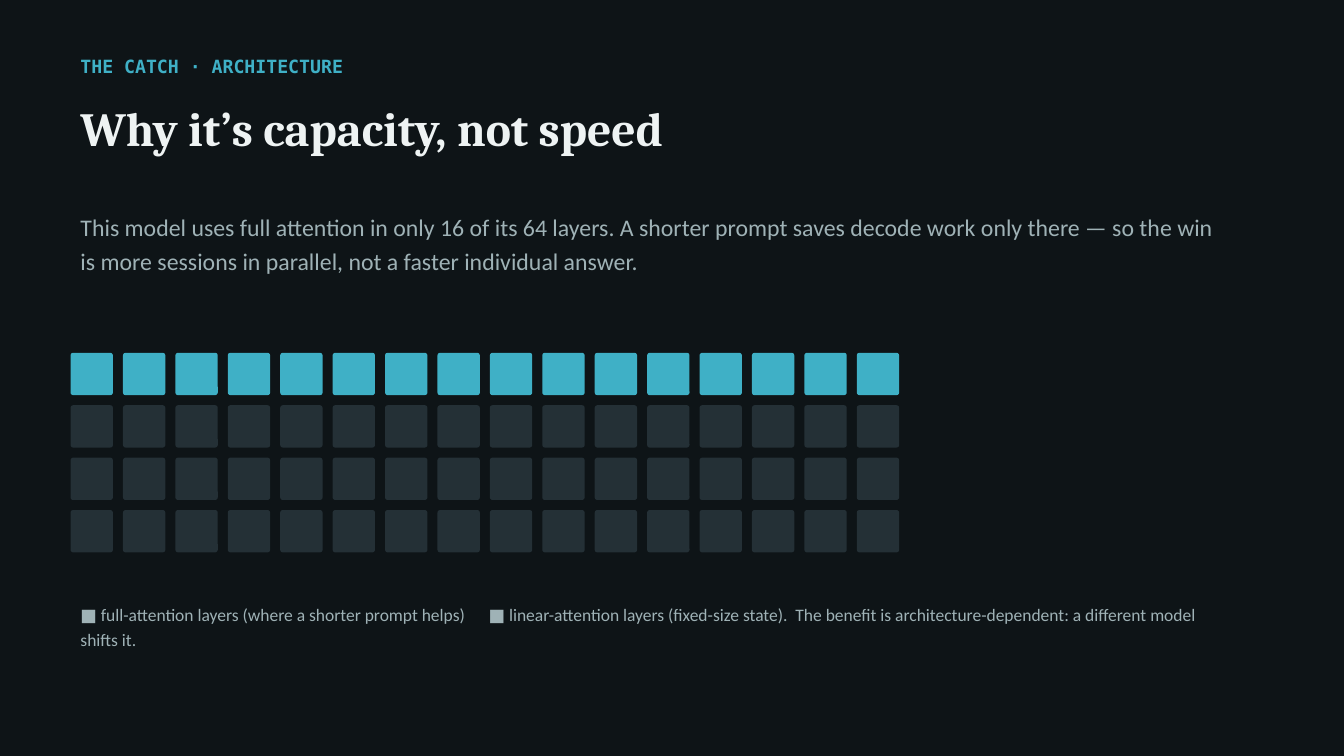
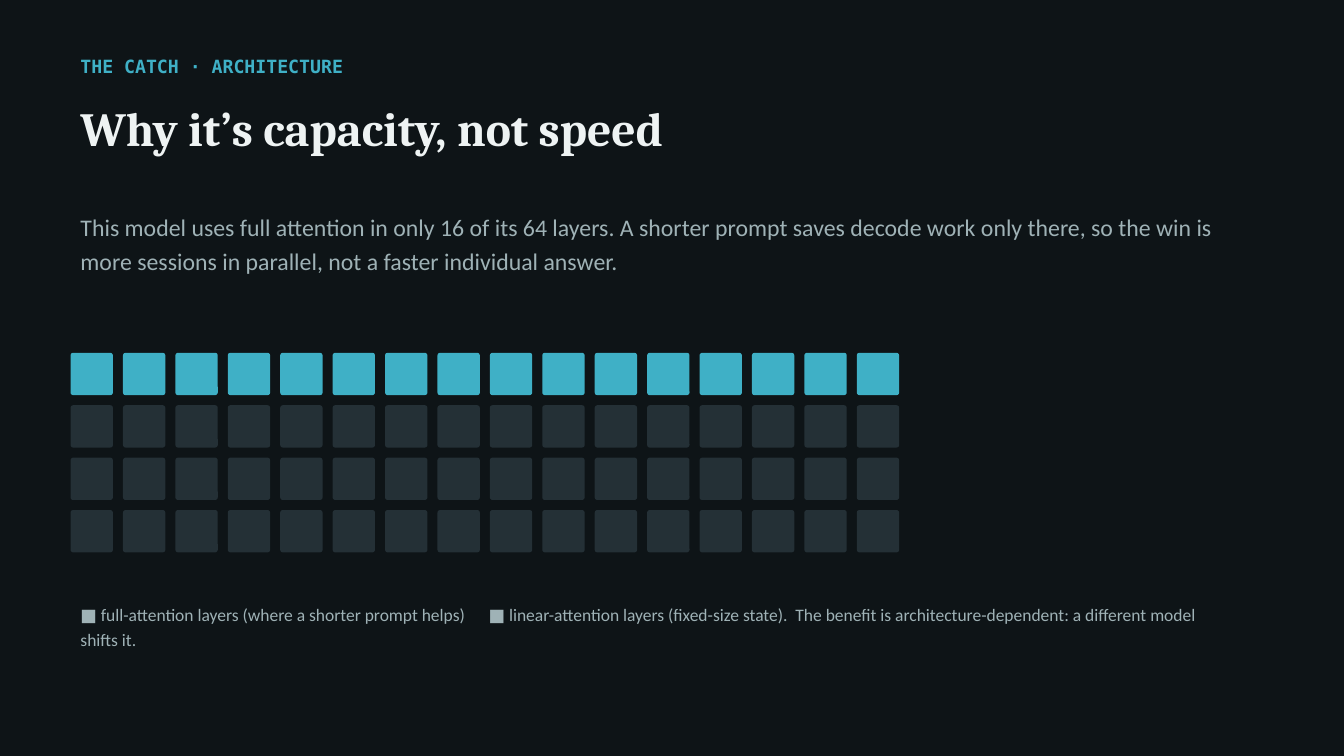
Before and after one commit to arunmenon/gisting-coding-agent, a slide deck: slide 8 of Gisting-CTO-deck.pptx. Drawn at 1344x756 pixels with LibreOffice and Linux fonts; fonts in the diff are those of the drawing. Boxes give left, top, right and bottom in pixels: in the first picture for what was removed or moved away, otherwise in the second. Text is boxed around its words. In the diff, an @@ line names an element or a change of style, - is before the commit and + after.

```diff
--- a/Gisting-CTO-deck.pptx
+++ b/Gisting-CTO-deck.pptx
@@ text at (80, 219, 1212, 274): text changed @@
-This model uses full attention in only 16 of its 64 layers. A shorter prompt saves decode work only there — so the win is more sessions in parallel, not a faster individual answer.
+This model uses full attention in only 16 of its 64 layers. A shorter prompt saves decode work only there, so the win is more sessions in parallel, not a faster individual answer.
```
Also in this commit, not shown: 9 other slides changed, 4 other files.
